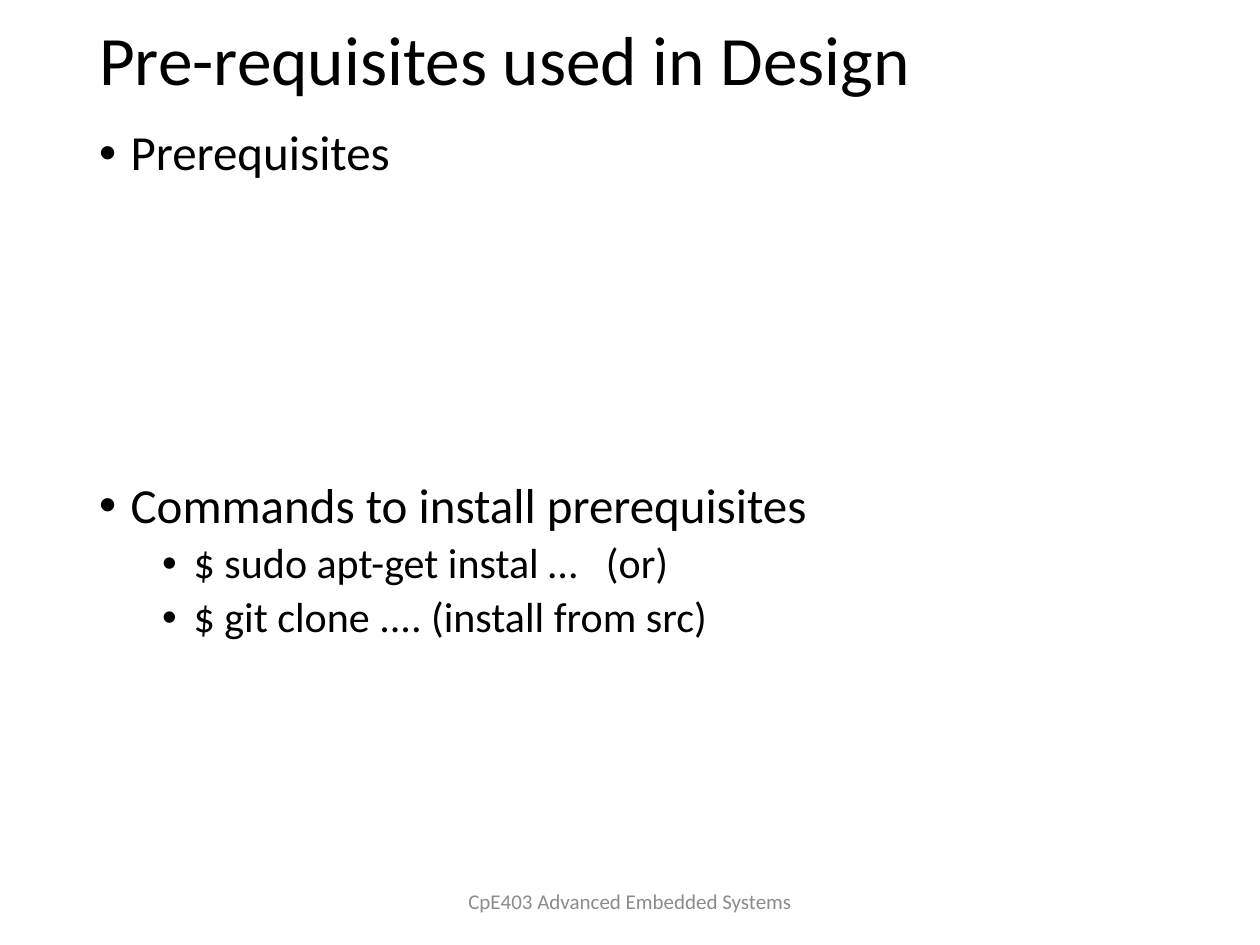
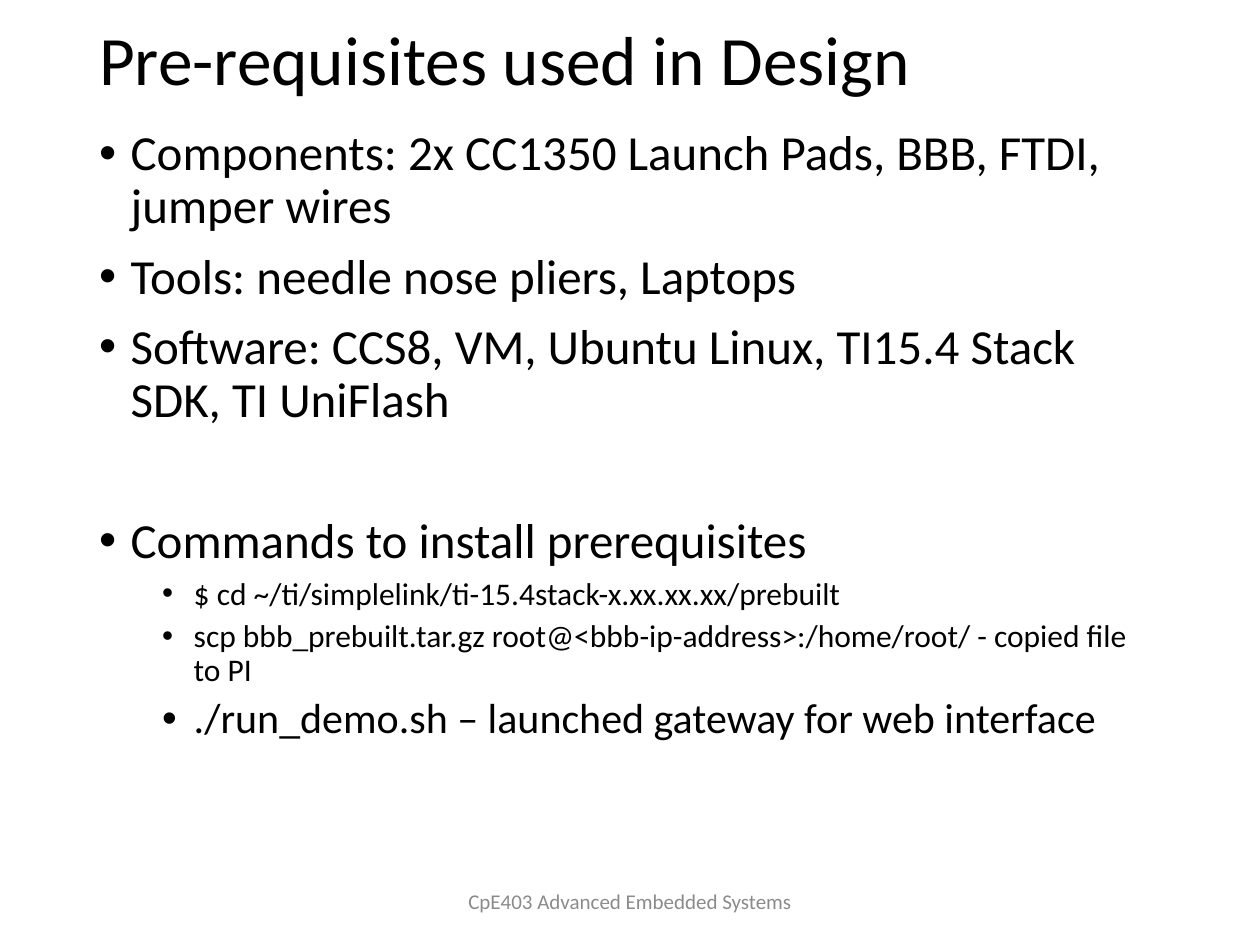
Before and after one commit to TraceStewart/epc304llaf8102vlnu, a slide deck: slide 7 of Final/CpE403_Project_F2018.pptx. Drawn at 1260x945 pixels with LibreOffice and Linux fonts; fonts in the diff are those of the drawing. Boxes give left, top, right and bottom in pixels: in the first picture for what was removed or moved away, otherwise in the second. Text is boxed around its words. In the diff, an @@ line names an element or a change of style, - is before the commit and + after.

```diff
--- a/Final/CpE403_Project_F2018.pptx
+++ b/Final/CpE403_Project_F2018.pptx
@@ text at bbox=[131, 136, 1100, 423]: text changed @@
-• Prerequisites
+• Components: 2x CC1350 Launch Pads, BBB, FTDI, jumper wires
+• Tools: needle nose pliers, Laptops
+• Software: CCS8, VM, Ubuntu Linux, TI15.4 Stack SDK, TI UniFlash
@@ text at bbox=[194, 583, 1127, 741]: text changed; size 24 to 18 pt @@
-  • $ sudo apt-get instal … (or)
-  • $ git clone .... (install from src)
+  • $ cd ~/ti/simplelink/ti-15.4stack-x.xx.xx.xx/prebuilt
+  • scp bbb_prebuilt.tar.gz root@<bbb-ip-address>:/home/root/ - copied file to PI
+  • ./run_demo.sh – launched gateway for web interface
```
Also in this commit, not shown: 8 other slides changed, 2 slides added, 4 slides removed, 1 other file.
